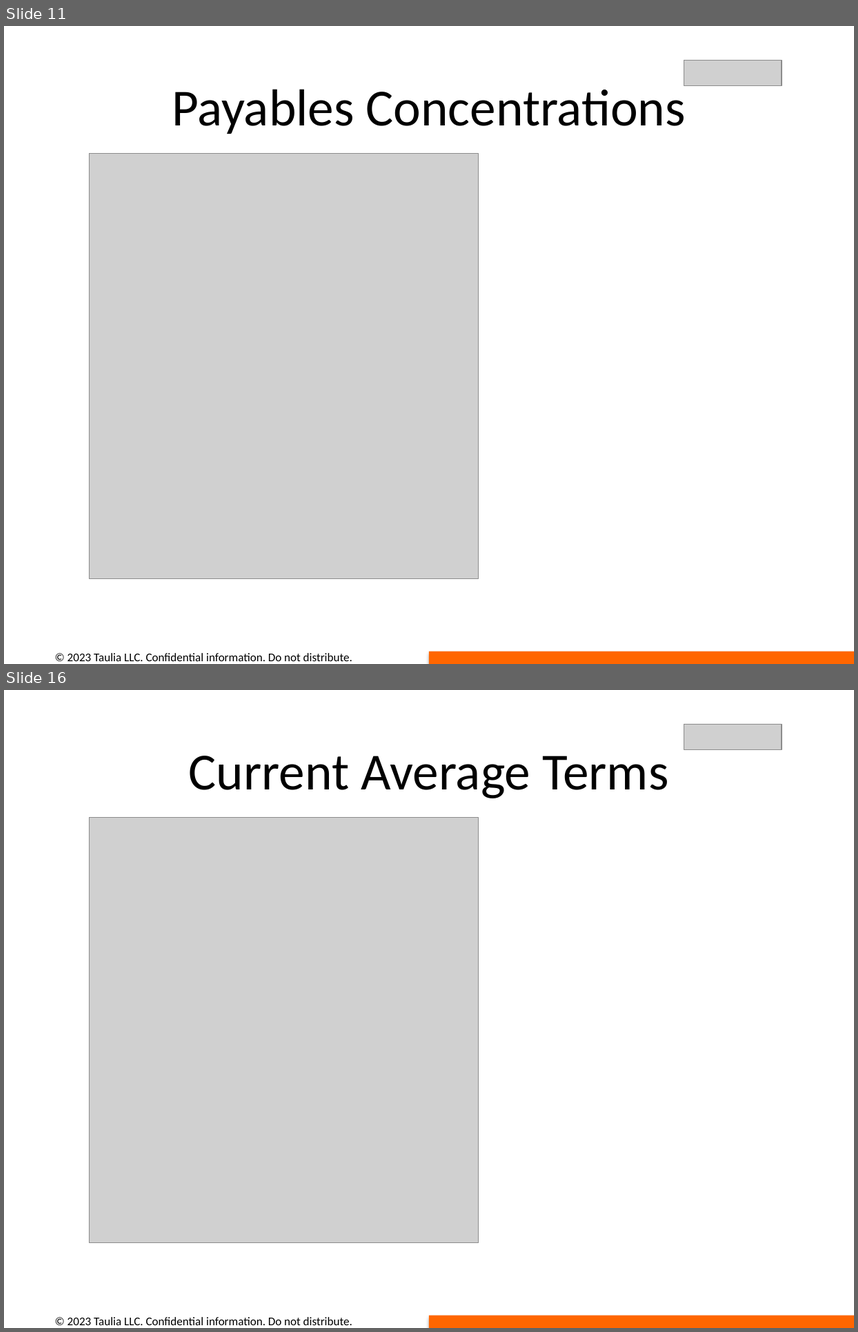
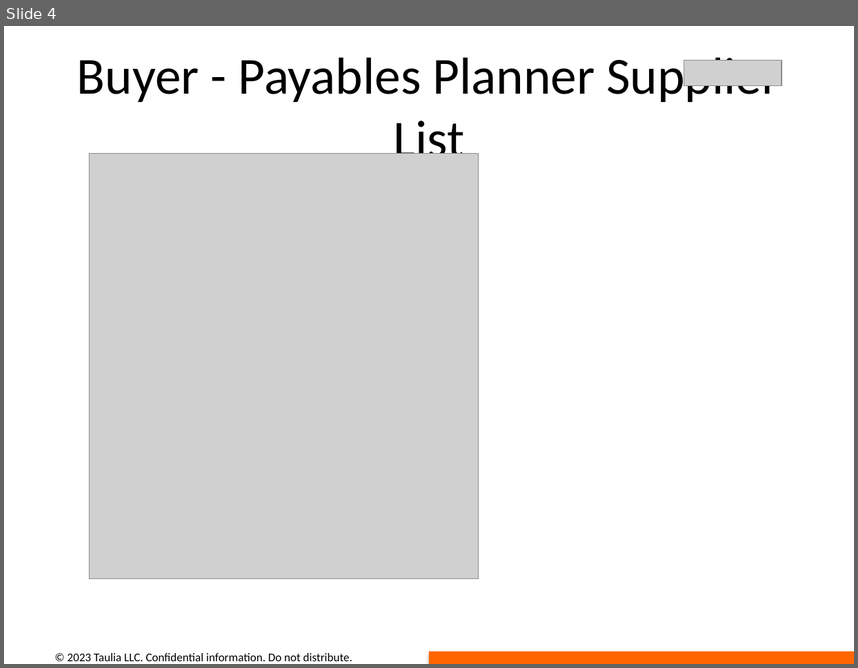
Before and after one commit to dimitarivanov-taulia/opportunity_deck_automation, a slide deck: presentations/output_presentation.pptx. Shown one above the other, each under a label of ours: slides 11 and 16 before the commit, slide 4 after it; the slides between them are not shown. The pictures are 858x1332 and 858x668 pixels, drawn with LibreOffice and Linux fonts; fonts in the diff are those of the drawing; grey boxes stand for pictures. Boxes give left, top, right and bottom in pixels: in the first picture for what was removed or moved away, otherwise in the second. Text is boxed around its words. In the diff, an @@ line names an element or a change of style, - is before the commit and + after.

```diff
--- a/presentations/output_presentation.pptx
+++ b/presentations/output_presentation.pptx
@@ slide 16 removed at (4,690,854,1328), background #FFFFFF @@
@@ picture removed at (684,724,782,749) @@
@@ title removed at (189,756,668,798) @@
-Current Average Terms
@@ picture removed at (89,818,478,1243) @@
@@ text removed at (67,1317,352,1325) @@
-© 2023 Taulia LLC. Confidential information. Do not distribute.
@@ rectangle removed at (429,1315,854,1328) @@
@@ what was slide 11 is now slide 4 @@
@@ slide 4 changed as well @@
@@ title at (77,57,780,169): text changed @@
-Payables Concentrations
+Buyer - Payables Planner Supplier List
```
Also in this commit, not shown: 4 other slides changed, 12 other slides removed, 26 other files.
